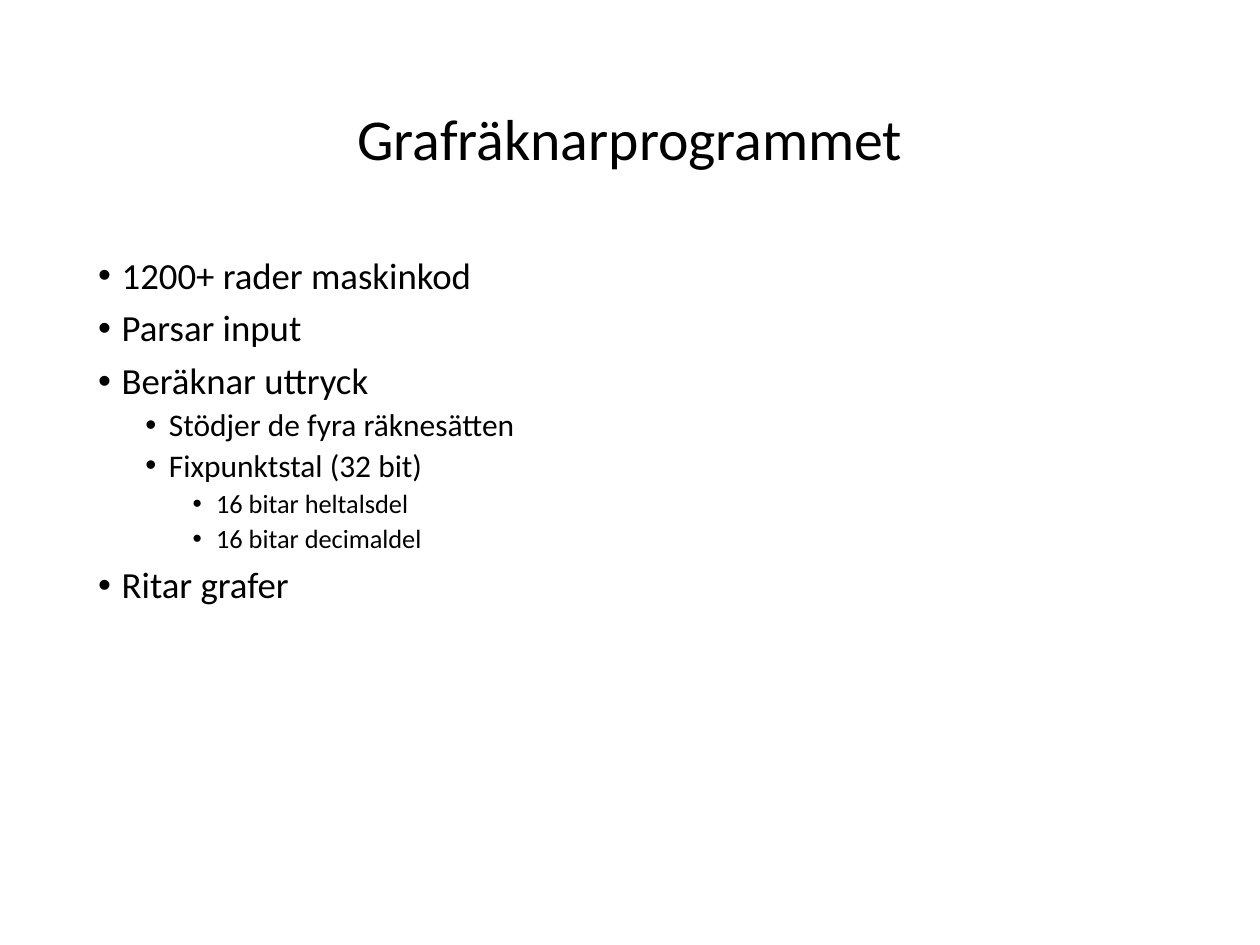
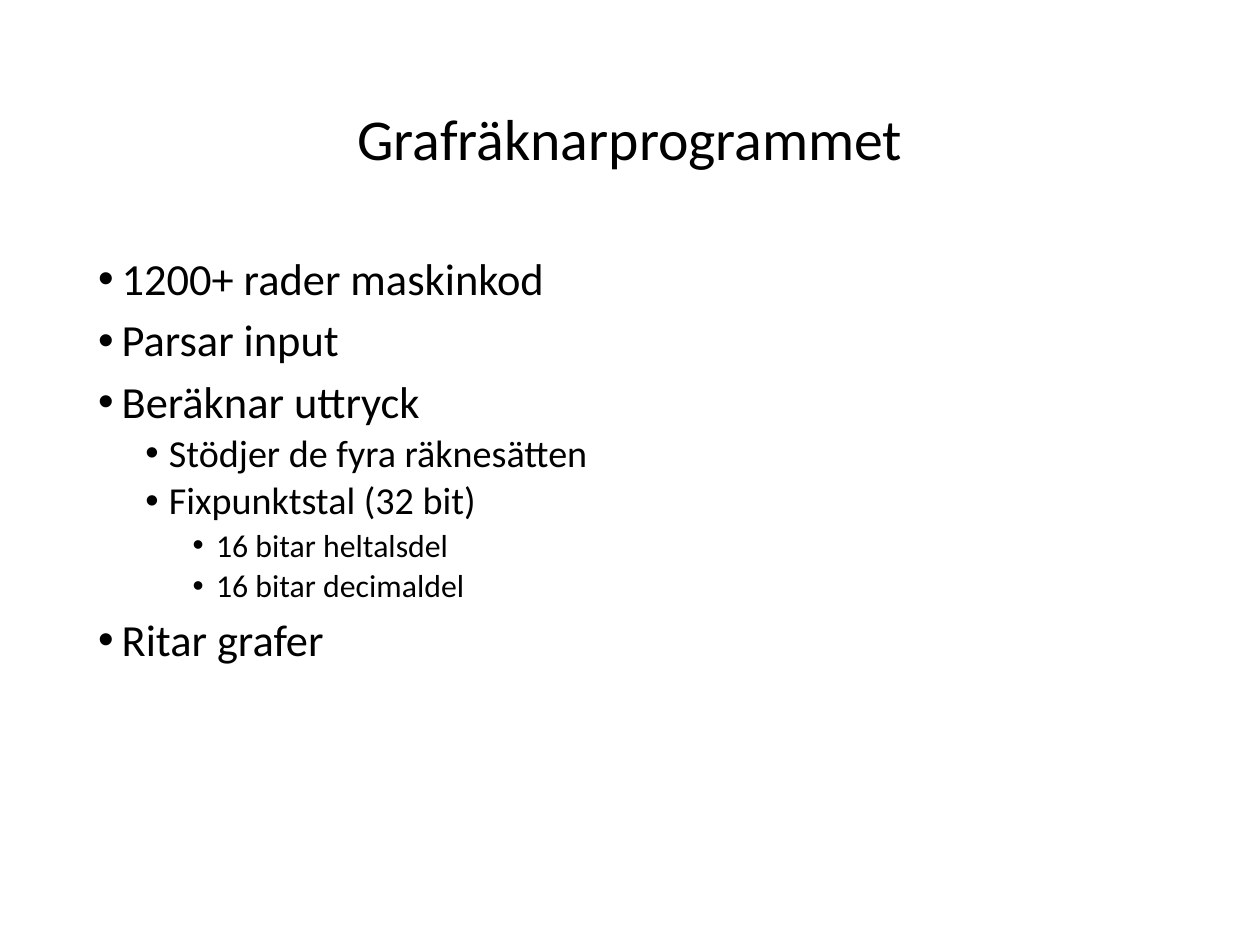
Before and after one commit to Jethro95/TSEA83_Graphing_Calculator, a slide deck: slide 3 of presentation/presentation_powerpoint.pptx. Drawn at 1260x945 pixels with LibreOffice and Linux fonts; fonts in the diff are those of the drawing. Boxes give left, top, right and bottom in pixels: in the first picture for what was removed or moved away, otherwise in the second. Text is boxed around its words. In the diff, an @@ line names an element or a change of style, - is before the commit and + after.

```diff
--- a/presentation/presentation_powerpoint.pptx
+++ b/presentation/presentation_powerpoint.pptx
@@ text "1200+ rader maskinkod" at bbox=[122, 264, 588, 664]: size 23.1 to 28 pt in "1200+ rader maskinkod", "Parsar input", "Beräknar uttryck", "Ritar grafer"; size 19.8 to 24 pt in "Stödjer de fyra räknesätten", "Fixpunktstal (32 bit)"; size 16.5 to 20 pt in "16 bitar heltalsdel", "16 bitar decimaldel" @@
```
Also in this commit, not shown: 11 other slides changed.
